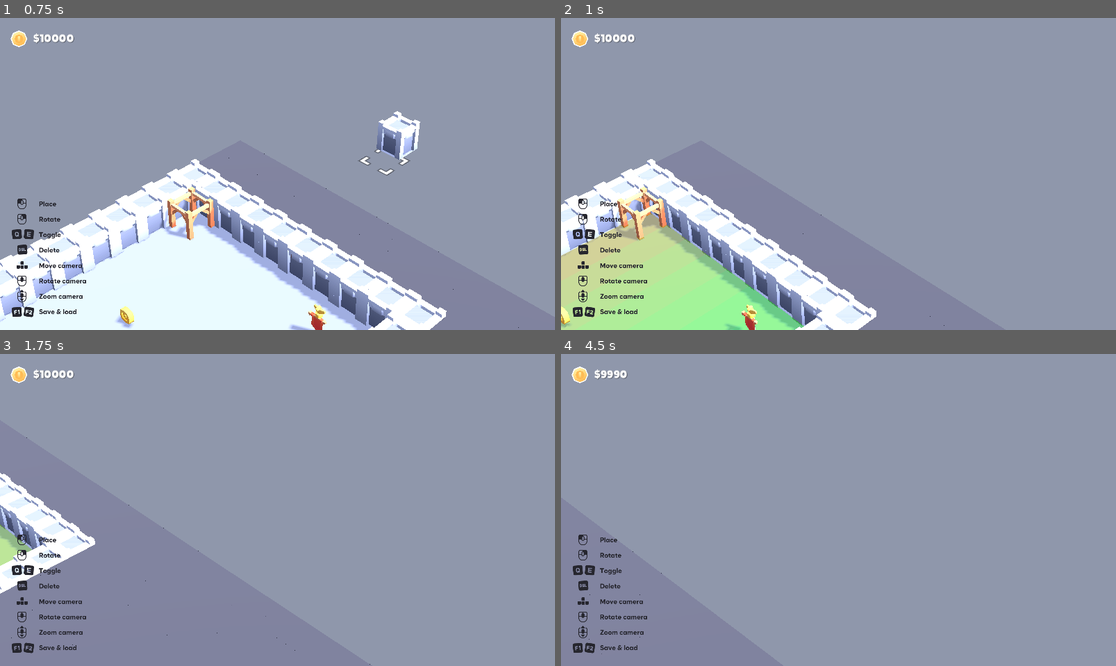
Above: before the commit, frames 1-4 (two rows, left to right).
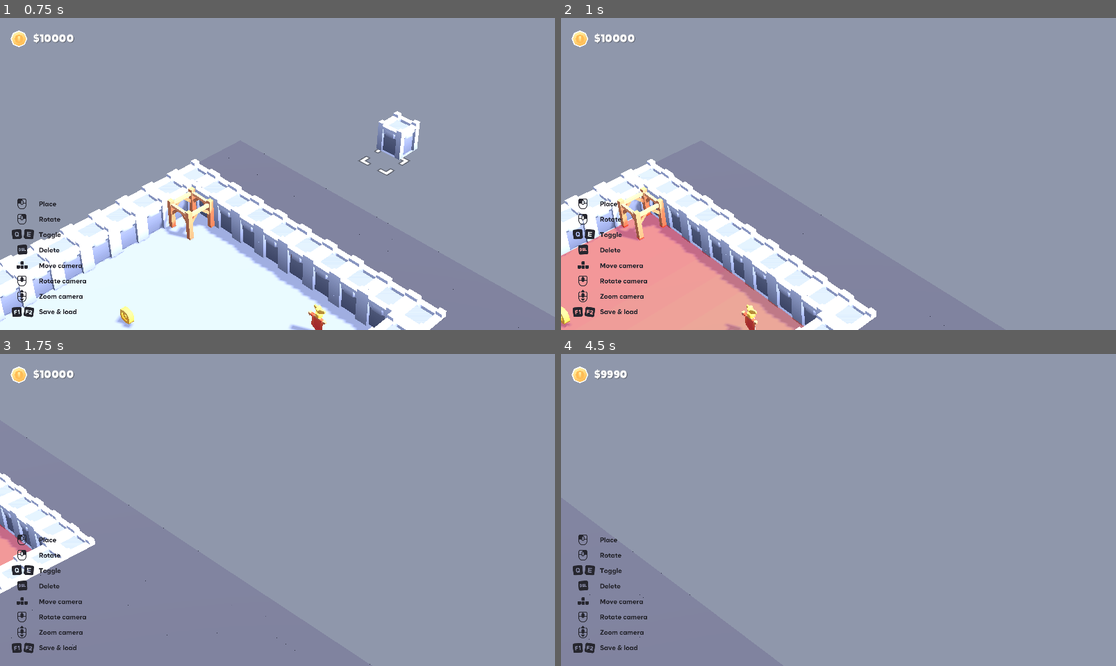
Above: after the commit, the same moments.

Repository: ufjf-gamelab/pcglab3d
Game: Godot game, scene res://scenes/main.tscn
Same seed, same stepped clock (60 frames per second), same inputs: the game is played once before the commit and once after it.
Inputs (mouse positions are in pixels of both pictures, inside the frame that each line leads up to):
- Up to frame 1 (0.75 s): tap Enter at 0.5 s; move the mouse to (399, 158) at 0.52 s; hold D (move_right) from 0.53 s (still down); hold G (generate_dungeon) from 0.53 s (still down)
- Up to frame 2 (1 s): keep holding D (move_right); keep holding G (generate_dungeon); tap 3 (show_banners_heatmaps) at 0.8 s
- Up to frame 3 (1.75 s): move the mouse to (166, 525) at 1.27 s; release D (move_right) at 1.28 s; release G (generate_dungeon) at 1.28 s; hold S (move_back) from 1.28 s (still down); tap 3 (show_banners_heatmaps) at 1.35 s; tap 2 (show_coins_heatmaps) at 1.55 s
- Up to frame 4 (4.5 s): move the mouse to (894, 441) at 2.02 s; release S (move_back) at 2.03 s; hold D (move_right) 2.03-2.78 s; hold 2 (show_coins_heatmaps) 2.03-2.78 s; tap 1 (show_enemies_heatmaps) at 2.3, 2.85 s; move the mouse to (810, 572) at 2.77 s; hold W (move_forward) 2.78-3.53 s; tap 4 (show_combined_heatmaps, bound only after the commit) at 3.05 s; tap Space at 3.5 s; move the mouse to (1005, 556) at 3.52 s; hold 4 (show_combined_heatmaps, bound only after the commit) 3.53-4.28 s; hold A (move_left) from 3.53 s (still down); tap G (generate_dungeon) at 3.8 s; move the mouse to (672, 463) at 4.27 s; click (672, 463) at 4.35 s

Frame 1 is identical in both runs. In frame 2, 9.6% of the frame differs, in the area x 0-44%, y 62-100%; in frame 3, 0.4%; in frame 4, less than 0.1%.

Commit message:
refact: altera logica de calculo do heatmap e de exibicao

Diff:
--- a/project.godot
+++ b/project.godot
@@ -139,6 +139,11 @@
 "events": [Object(InputEventKey,"resource_local_to_scene":false,"resource_name":"","device":-1,"window_id":0,"alt_press …(191 unchanged characters)…
 ]
 }
+show_combined_heatmaps={
+"deadzone": 0.2,
+"events": [Object(InputEventKey,"resource_local_to_scene":false,"resource_name":"","device":-1,"window_id":0,"alt_pressed":false,"shift_pressed":false,"ctrl_pressed":false,"meta_pressed":false,"pressed":false,"keycode":0,"physical_keycode":52,"key_label":0,"unicode":52,"location":0,"echo":false,"script":null)
+]
+}
 
 [layer_names]
 
--- a/scripts/dungeon_generator.gd
+++ b/scripts/dungeon_generator.gd
@@ -12,30 +12,35 @@
 
 const BORDER_MARGIN = 1 # Borda mínima do tile de chão
 const ATTEMPTS = 1000 # Número de tentativas de geração de salas
-const MAP_SIZE = 50 # Tamanho do mapa
+const MAP_SIZE = 50 * SCALE_FACTOR # Tamanho do mapa
 const ROOM_COUNT = 8 # Número de salas
 
+# Fator de escala
+const SCALE_FACTOR = 1
+
 # Sala retangular
-const RECT_MIN_WIDTH = 6
-const RECT_MAX_WIDTH = 12
-const RECT_MIN_HEIGHT = 6
-const RECT_MAX_HEIGHT = 12
+const RECT_MIN_WIDTH = 6 * SCALE_FACTOR
+const RECT_MAX_WIDTH = 12 * SCALE_FACTOR
+const RECT_MIN_HEIGHT = 6 * SCALE_FACTOR
+const RECT_MAX_HEIGHT = 12 * SCALE_FACTOR
 
 # Sala em cruz
-const CROSS_MIN_LENGTH = 10
-const CROSS_MAX_LENGTH = 14
-const CROSS_MIN_THICKNESS = 4
-const CROSS_MAX_THICKNESS = 6
+const CROSS_MIN_LENGTH = 10 * SCALE_FACTOR
+const CROSS_MAX_LENGTH = 14 * SCALE_FACTOR
+const CROSS_MIN_THICKNESS = 4 * SCALE_FACTOR
+const CROSS_MAX_THICKNESS = 6 * SCALE_FACTOR
 
 # Sala em T
-const T_TOP_RECT_MIN_WIDTH = 10
-const T_TOP_RECT_MAX_WIDTH = 14
-const T_TOP_RECT_MIN_HEIGHT = 4
-const T_TOP_RECT_MAX_HEIGHT = 6
-const T_CENTRAL_RECT_MIN_WIDTH = 4
-const T_CENTRAL_RECT_MAX_WIDTH = 6
-const T_CENTRAL_RECT_MIN_HEIGHT = 6
-const T_CENTRAL_RECT_MAX_HEIGHT = 10
+const T_TOP_RECT_MIN_WIDTH = 10 * SCALE_FACTOR
+const T_TOP_RECT_MAX_WIDTH = 14 * SCALE_FACTOR
+const T_TOP_RECT_MIN_HEIGHT = 4 * SCALE_FACTOR
+const T_TOP_RECT_MAX_HEIGHT = 6 * SCALE_FACTOR
+const T_CENTRAL_RECT_MIN_WIDTH = 4 * SCALE_FACTOR
+const T_CENTRAL_RECT_MAX_WIDTH = 6 * SCALE_FACTOR
+const T_CENTRAL_RECT_MIN_HEIGHT = 6 * SCALE_FACTOR
+const T_CENTRAL_RECT_MAX_HEIGHT = 10 * SCALE_FACTOR
+
+const MAX_WEIGHT = CROSS_MAX_LENGTH*2
 
 var portal_links: Dictionary = {}
 var firstPortal: Vector3i
@@ -44,7 +49,8 @@
 var heatmaps = {
 	"enemies": [],
 	"coins": [],
-	"banners": []
+	"banners": [],
+	"combined": []
 }
 
 const DIRECTIONS := [
@@ -58,13 +64,20 @@
 	Vector3i(0, 0, -1)
 ]
 
-func create_heatmap_bfs(gridmap: GridMap, start_cell: Vector3i, positive_infuence: bool):
+const start_cell_weight_objects = {
+	"enemies": -5,
+	"coins": 5,
+	"banners": 5,
+}
+
+func create_heatmap_bfs(gridmap: GridMap, start_cell: Vector3i, positive_influence: bool, object: String):
 	# Estruturas para o BFS
 	var queue: Array[Vector3i] = [start_cell]
-	#var visited = { start_cell: true }
 
 	# Define o mapa de influência com célula inicial
-	var heatmap = { start_cell: 0 }
+	#var heatmap = { start_cell: 0 }
+
+	var heatmap = { start_cell: start_cell_weight_objects[object] }
 
 	# Loop da Busca em Largura
 	while queue.size() > 0:
@@ -85,8 +98,12 @@
 			# Verifica se o vizinho não é parede
 			if neighbor_id != WALL_ID and neighbor_id != SOLID_ID:
 				# Adiciona vizinho chão no mapa de calor
-				heatmap[neighbor] = heatmap[current] - 1 if positive_infuence else heatmap[current] + 1
-				#visited[neighbor] = true
+				#heatmap[neighbor] = heatmap[current] - 1 if positive_influence else heatmap[current] + 1
+				heatmap[neighbor] = heatmap[current] - 1 if positive_influence else heatmap[current] + 1
+				if heatmap[current] != 0:
+					heatmap[neighbor] = heatmap[current] - 1 if positive_influence else heatmap[current] + 1
+				else:
+					heatmap[neighbor] = 0
 				queue.append(neighbor)
 
 	return heatmap
@@ -98,6 +115,7 @@
 	heatmaps["enemies"] = []
 	heatmaps["coins"] = []
 	heatmaps["banners"] = []
+	heatmaps["combined"] = []
 
 	# Limpa todo o GridMap
 	target_grid_map.clear()
@@ -317,7 +335,7 @@
 		var npc_pos = available_spots.pop_front()
 		gridmap.set_cell_item(npc_pos, NPC_ID)
 		# Cria heatmap do inimigo
-		var heat = create_heatmap_bfs(gridmap, npc_pos, false)
+		var heat = create_heatmap_bfs(gridmap, npc_pos, false, "enemies")
 		# Adiciona na lista de heatmaps de inimigos
 		heatmaps["enemies"].append(heat)
 
@@ -326,7 +344,7 @@
 		var coin_pos = available_spots.pop_front()
 		gridmap.set_cell_item(coin_pos, COIN_ID)
 		# Cria heatmap da moeda
-		var heat = create_heatmap_bfs(gridmap, coin_pos, true)
+		var heat = create_heatmap_bfs(gridmap, coin_pos, true, "coins")
 		# Adiciona na lista de heatmaps de moedas
 		heatmaps["coins"].append(heat)
 
@@ -335,10 +353,32 @@
 		var banner_pos = available_spots.pop_front()
 		gridmap.set_cell_item(banner_pos, BANNER_ID)
 		# Cria heatmap do estandarte
-		var heat = create_heatmap_bfs(gridmap, banner_pos, true)
+		var heat = create_heatmap_bfs(gridmap, banner_pos, true, "banners")
 		# Adiciona na lista de heatmaps de estandartes
 		heatmaps["banners"].append(heat)
+
+	var last_banner_heat = heatmaps["banners"][len(heatmaps["banners"]) - 1]
+	var last_enemy_heat = heatmaps["enemies"][len(heatmaps["enemies"]) - 1]
+	var last_coin_heat = heatmaps["coins"][len(heatmaps["coins"]) - 1]
+	var combined_heat = create_combined_heatmap(last_banner_heat, last_enemy_heat, last_coin_heat)
+	heatmaps["combined"].append(combined_heat)
 
 	# Posiciona o spawn do player se for nesta sala
 	if spawn_player and available_spots.size() > 0:
 		gridmap.set_cell_item(available_spots.pop_front(), PLAYER_SPAWN_ID)
+
+# Função peso para as distancias até cada elemento da sala
+func calculate_combined_heat_pos_value(banner_val, coin_val, enemy_val):
+	return banner_val + coin_val + enemy_val
+
+# Cria heatmap combinando elementos da sala
+func create_combined_heatmap(last_banner_heat, last_enemy_heat, last_coin_heat):
+	var combined_heat = {}
+	for key in last_banner_heat.keys():
+		combined_heat[key] = calculate_combined_heat_pos_value(
+			last_banner_heat[key],
+			last_coin_heat[key],
+			last_enemy_heat[key]
+		)
+
+	return combined_heat
--- a/scripts/main.gd
+++ b/scripts/main.gd
@@ -22,6 +22,13 @@
 var enemy_heatmap_visible := false
 var coin_heatmap_visible := false
 var banner_heatmap_visible := false
+var combined_heatmap_visible := false
+
+var heatmap_types = {
+	"positive" = "POSITIVE",
+	"negative" = "NEGATIVE",
+	"combined" = "COMBINED",
+}
 
 func _ready():
 	enter_creation_mode()
@@ -221,13 +228,18 @@
 			life_time = max_life_time
 		life_active = true
 
-func show_heatmaps(heatmaps, positive_influence := false, cell_size := 1.0):
+ #Criar funcao que exibe quanto menor o valor, pior o resultado do quadrado
+
+func show_heatmaps(heatmaps, type, cell_size := 1.0):
 	var total_instances := 0
 	var global_max := 0
+	var global_min := 10000
 	for heatmap in heatmaps:
 		total_instances += heatmap.size()
-		for value in heatmap.values():
-			global_max = max(global_max, abs(value))
+		if  type == heatmap_types["combined"]:
+			for value in heatmap.values():
+				global_max = max(global_max, value)
+				global_min = min(global_min, value)
 
 	var mm := MultiMesh.new()
 	mm.transform_format = MultiMesh.TRANSFORM_3D
@@ -247,12 +259,28 @@
 	var i := 0
 	for heatmap in heatmaps:
 		for cell: Vector3i in heatmap.keys():
-			var intensity := float(abs(heatmap[cell])) / float(global_max)
+			var intensity
+			if (type == heatmap_types["positive"]):
+				intensity = heatmap[cell]/float(Gen.MAX_WEIGHT)
+			elif (type == heatmap_types["negative"]):
+				intensity = 1 - (-heatmap[cell])/float(Gen.MAX_WEIGHT)
+			elif (type == heatmap_types["combined"]):
+				if ((heatmap[cell]) < 0):
+					# Normaliza e comprime para a primeira metade (0 a 0.5)
+					intensity = 0.5 * ((heatmap[cell] - global_min) / float(-global_min))
+				elif ((heatmap[cell]) > 0):
+					# Normaliza e comprime para a segunda metade (0.5 a 1)
+					intensity = 0.5 + (0.5 * (heatmap[cell] / float(global_max)))
+				else:
+					# Zero fica no centro
+					intensity = 0.5
+			else:
+				print("Tipo de heatmap incorreto!")
 
 			transform.origin = gridmap.map_to_local(cell) + Vector3(0, 0.05, 0)
 
 			mm.set_instance_transform(i, transform)
-			mm.set_instance_custom_data(i, Color(intensity, 1.0 if positive_influence else 0.0, 0.0, 0.0))
+			mm.set_instance_custom_data(i, Color(intensity, 0.0, 0.0, 0.0))
 			i += 1
 
 	heatmap_multimesh.visible = true
@@ -263,7 +291,7 @@
 		enemy_heatmap_visible = false
 	else:
 		var enemies_heatmaps = Gen.heatmaps["enemies"]
-		show_heatmaps(enemies_heatmaps)
+		show_heatmaps(enemies_heatmaps, heatmap_types["negative"])
 		enemy_heatmap_visible = true
 
 func toggle_coin_heatmaps():
@@ -272,7 +300,7 @@
 		coin_heatmap_visible = false
 	else:
 		var coins_heatmaps = Gen.heatmaps["coins"]
-		show_heatmaps(coins_heatmaps, true)
+		show_heatmaps(coins_heatmaps, heatmap_types["positive"])
 		coin_heatmap_visible = true
 
 func toggle_banner_heatmaps():
@@ -281,8 +309,18 @@
 		banner_heatmap_visible = false
 	else:
 		var banners_heatmaps = Gen.heatmaps["banners"]
-		show_heatmaps(banners_heatmaps, true)
+		show_heatmaps(banners_heatmaps, heatmap_types["positive"])
 		banner_heatmap_visible = true
+
+func toggle_combined_heatmaps():
+	if combined_heatmap_visible:
+		heatmap_multimesh.visible = false
+		combined_heatmap_visible = false
+	else:
+		var combined_heatmaps = Gen.heatmaps["combined"]
+		# Criar nova funcao para exibir cores sem necessidade de passar influencia?
+		show_heatmaps(combined_heatmaps, heatmap_types["combined"])
+		combined_heatmap_visible = true
 
 func _unhandled_input(event):
 	# Captura evento de geração da dungeon e chama Autoload Gen
@@ -304,3 +342,7 @@
 	# Captura evento de exibir heatmap de estandartes
 	if event.is_action_pressed("show_banners_heatmaps"):
 		toggle_banner_heatmaps()
+
+	# Captura evento de exibir heatmap combinando influências
+	if event.is_action_pressed("show_combined_heatmaps"):
+		toggle_combined_heatmaps()
--- a/shaders/heatmap.gdshader
+++ b/shaders/heatmap.gdshader
@@ -4,11 +4,9 @@
 uniform float alpha : hint_range(0.0, 1.0) = 0.4;
 
 varying float heat_value;
-varying float positive_influence;
 
 void vertex() {
 	heat_value = INSTANCE_CUSTOM.x;
-	positive_influence = INSTANCE_CUSTOM.y;
 }
 
 void fragment() {
@@ -17,11 +15,8 @@
 
 	vec3 color;
 
-	if (positive_influence > 0.5) {
-		color = mix(good, bad, heat_value);
-	} else {
-		color = mix(bad, good, heat_value);
-	}
+    // color = bad * (1.0 - heat_value) + good * heat_value
+	color = mix(bad, good, heat_value);
 
 	ALBEDO = color;
 	ALPHA = alpha;
Not shown, changed: shaders/heatmap.gdshader.uid
